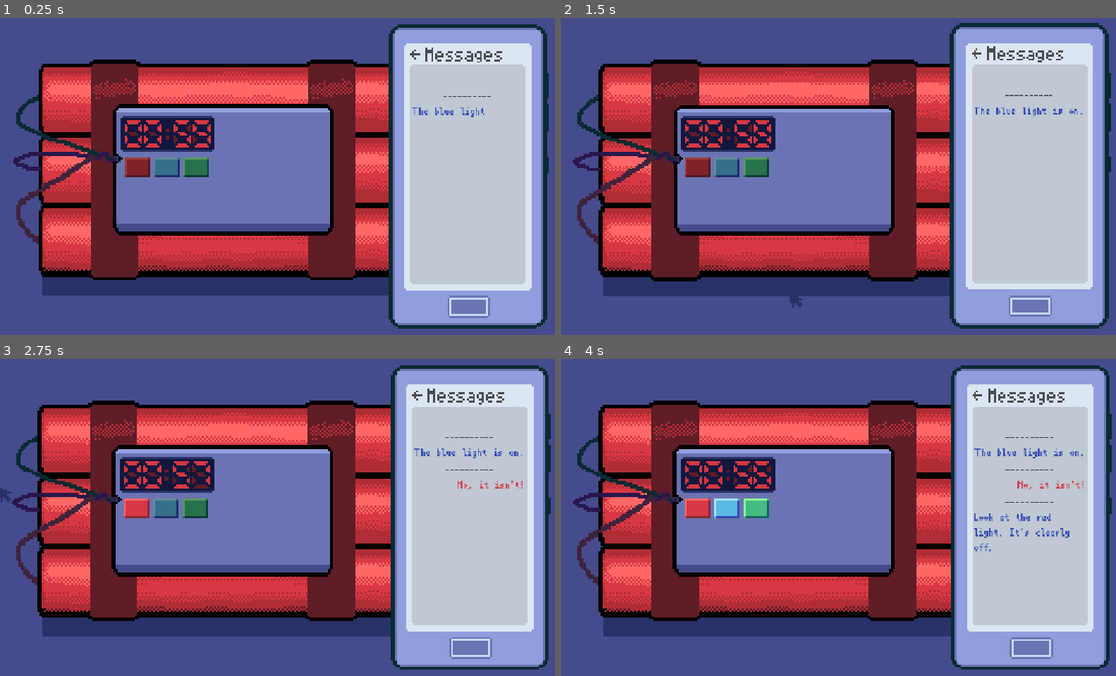
Above: before the commit, frames 1-4 (two rows, left to right).
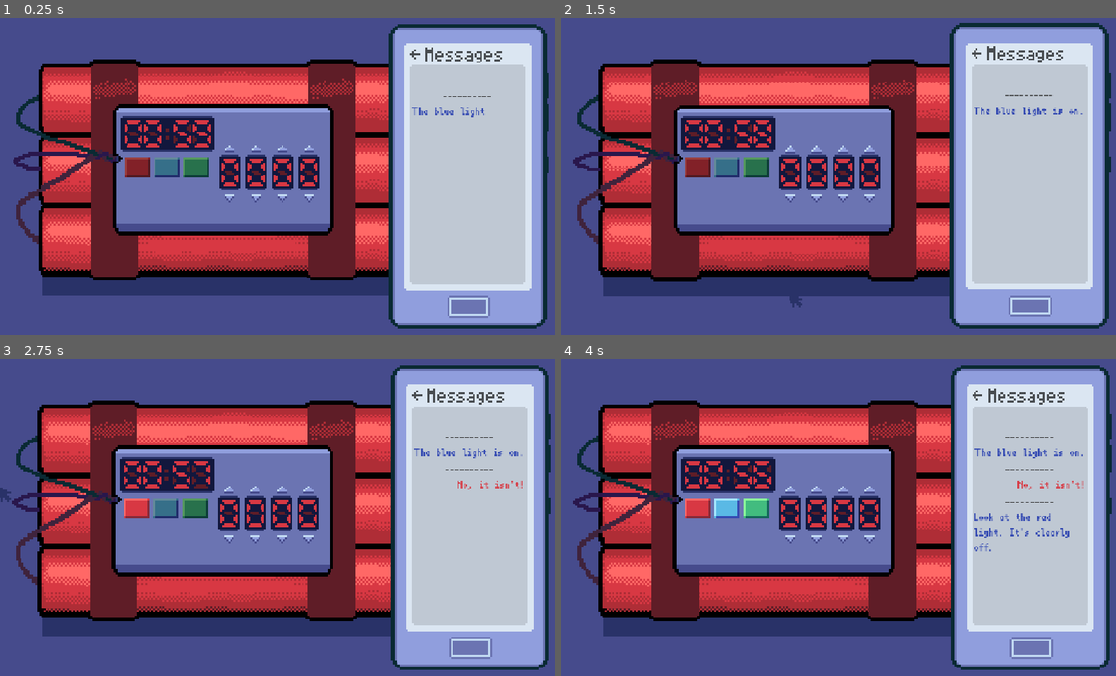
Above: after the commit, the same moments.

Repository: Mr-Excoem/brackeys-jam-2026-2
Game: Godot game, scene res://main.tscn
The game is run twice, just before and just after one commit, with the same random seed, the same clock (stepped at 60 frames per second) and the same inputs.
Inputs (mouse positions are in pixels of both pictures, inside the frame that each line leads up to):
- Up to frame 1 (0.25 s): no input
- Up to frame 2 (1.5 s): click (788, 147) at 0.52 s; click (788, 198) at 1.27 s
- Up to frame 3 (2.75 s): click (138, 507) at 2 s
- Up to frame 4 (4 s): click (755, 507) at 2.75 s; click (727, 507) at 3.5 s

The runs differ from the first frame. In frame 1, 1.9% of the frame differs, in the area x 39-58%, y 40-59%; in frame 2, 2.0%; in frame 3, 1.9%; in frame 4, 2.0%.

Commit message:
Added digital input component for bomb

Diff:
--- a/brackeys-2026/bomb_scenes/bomb.gd
+++ b/brackeys-2026/bomb_scenes/bomb.gd
@@ -3,3 +3,6 @@
 @onready var red_button = $ColorButtons/Red
 @onready var green_button = $ColorButtons/Green
 @onready var blue_button = $ColorButtons/Blue
+
+# access the digital inut by calling bomb.digital_input.get_numbers()
+@onready var digital_input = $DigitalInput
--- a/brackeys-2026/bomb_scenes/bomb.tscn
+++ b/brackeys-2026/bomb_scenes/bomb.tscn
@@ -9,6 +9,8 @@
 [ext_resource type="Texture2D" uid="uid://rwrjy675c5ew" path="res://assets/button_blue.png" id="5_lo3jl"]
 [ext_resource type="Texture2D" uid="uid://bxjco1dk2u2oq" path="res://assets/button_blue_pressed.png" id="6_5u2tm"]
 [ext_resource type="Texture2D" uid="uid://bel3ht6bic8n5" path="res://assets/button_green_pressed.png" id="6_l02j7"]
+[ext_resource type="Script" uid="uid://dem1ys8gyi8b2" path="res://bomb_scenes/inputable_numbers.gd" id="10_5u2tm"]
+[ext_resource type="PackedScene" uid="uid://mpaelkwv20h2" path="res://bomb_scenes/number_input.tscn" id="10_lo3jl"]
 
 [node name="Bomb" type="Sprite2D" unique_id=496275372]
 scale = Vector2(4, 4)
@@ -54,3 +56,19 @@
 offset_bottom = 2.25
 texture_normal = ExtResource("5_lo3jl")
 texture_pressed = ExtResource("6_5u2tm")
+
+[node name="DigitalInput" type="Node2D" parent="." unique_id=1960912477]
+position = Vector2(-3.25, -2.5)
+script = ExtResource("10_5u2tm")
+
+[node name="NumberInput" parent="DigitalInput" unique_id=587946519 instance=ExtResource("10_lo3jl")]
+position = Vector2(4, 3.75)
+
+[node name="NumberInput2" parent="DigitalInput" unique_id=90892283 instance=ExtResource("10_lo3jl")]
+position = Vector2(17.5, 3.75)
+
+[node name="NumberInput3" parent="DigitalInput" unique_id=796791123 instance=ExtResource("10_lo3jl")]
+position = Vector2(31, 3.75)
+
+[node name="NumberInput4" parent="DigitalInput" unique_id=794383532 instance=ExtResource("10_lo3jl")]
+position = Vector2(44.5, 3.75)
--- /dev/null
+++ b/brackeys-2026/bomb_scenes/inputable_numbers.gd
@@ -0,0 +1,12 @@
+extends Node2D
+
+@onready var n1 = $NumberInput
+@onready var n2 = $NumberInput2
+@onready var n3 = $NumberInput3
+@onready var n4 = $NumberInput4
+
+func get_number() -> int:
+	return n1.number.frame*1000 \
+	+ n2.number.frame*100 \
+	+ n3.number.frame*10 \
+	+ n4.number.frame
--- /dev/null
+++ b/brackeys-2026/bomb_scenes/number_input.gd
@@ -0,0 +1,12 @@
+extends Node2D
+
+@onready var number = $Number
+
+func _on_increace_button_pressed() -> void:
+	if number.frame < 9:
+		number.frame += 1
+
+
+func _on_decrease_button_pressed() -> void:
+	if number.frame > 0:
+		number.frame -= 1
--- /dev/null
+++ b/brackeys-2026/bomb_scenes/number_input.tscn
@@ -0,0 +1,40 @@
+[gd_scene format=3 uid="uid://mpaelkwv20h2"]
+
+[ext_resource type="Script" uid="uid://chofo08ixvamm" path="res://bomb_scenes/number_input.gd" id="1_kotjg"]
+[ext_resource type="Texture2D" uid="uid://c2w31jfuu2eeq" path="res://assets/button_increase.png" id="1_tw52q"]
+[ext_resource type="Texture2D" uid="uid://nimffya4mvkg" path="res://assets/button_increase_pressed.png" id="2_h3hpo"]
+[ext_resource type="Texture2D" uid="uid://bxg2kdakaf5w3" path="res://assets/number_base.png" id="3_k51te"]
+[ext_resource type="Texture2D" uid="uid://ddcwxqf758hax" path="res://assets/button_decrease.png" id="4_h3hpo"]
+[ext_resource type="PackedScene" uid="uid://b2h01jfjuftb3" path="res://bomb_scenes/number.tscn" id="5_k51te"]
+[ext_resource type="Texture2D" uid="uid://cxrj0bnruhs8f" path="res://assets/button_decrease_pressed.png" id="6_3rryy"]
+
+[node name="NumberInput" type="Node2D" unique_id=587946519]
+script = ExtResource("1_kotjg")
+
+[node name="IncreaceButton" type="TextureButton" parent="." unique_id=1982491270]
+custom_minimum_size = Vector2(5, 4)
+offset_left = -1.0
+offset_top = -14.0
+offset_right = 4.0
+offset_bottom = -10.0
+texture_normal = ExtResource("1_tw52q")
+texture_pressed = ExtResource("2_h3hpo")
+metadata/_edit_use_anchors_ = true
+
+[node name="NumberBase" type="Sprite2D" parent="." unique_id=2083525457]
+position = Vector2(1.5, 0)
+texture = ExtResource("3_k51te")
+
+[node name="DecreaseButton" type="TextureButton" parent="." unique_id=38770140]
+offset_left = -1.0
+offset_top = 11.0
+offset_right = 4.0
+offset_bottom = 15.0
+texture_normal = ExtResource("4_h3hpo")
+texture_pressed = ExtResource("6_3rryy")
+
+[node name="Number" parent="." unique_id=1989844343 instance=ExtResource("5_k51te")]
+position = Vector2(-3, -7)
+
+[connection signal="pressed" from="IncreaceButton" to="." method="_on_increace_button_pressed"]
+[connection signal="pressed" from="DecreaseButton" to="." method="_on_decrease_button_pressed"]
Binary file changed: brackeys-2026/assets/button_decrease.png
Not shown, changed: brackeys-2026/assets/button_decrease.png.import
Binary file added: brackeys-2026/assets/button_decrease_pressed.png
Not shown, added: brackeys-2026/assets/button_decrease_pressed.png.import
Binary file changed: brackeys-2026/assets/button_increase.png
Binary file added: brackeys-2026/assets/button_increase_pressed.png
Not shown, added: brackeys-2026/assets/button_increase_pressed.png.import
Binary file changed: brackeys-2026/assets/number_base.png
Not shown, added: brackeys-2026/bomb_scenes/inputable_numbers.gd.uid
Not shown, added: brackeys-2026/bomb_scenes/number_input.gd.uid
